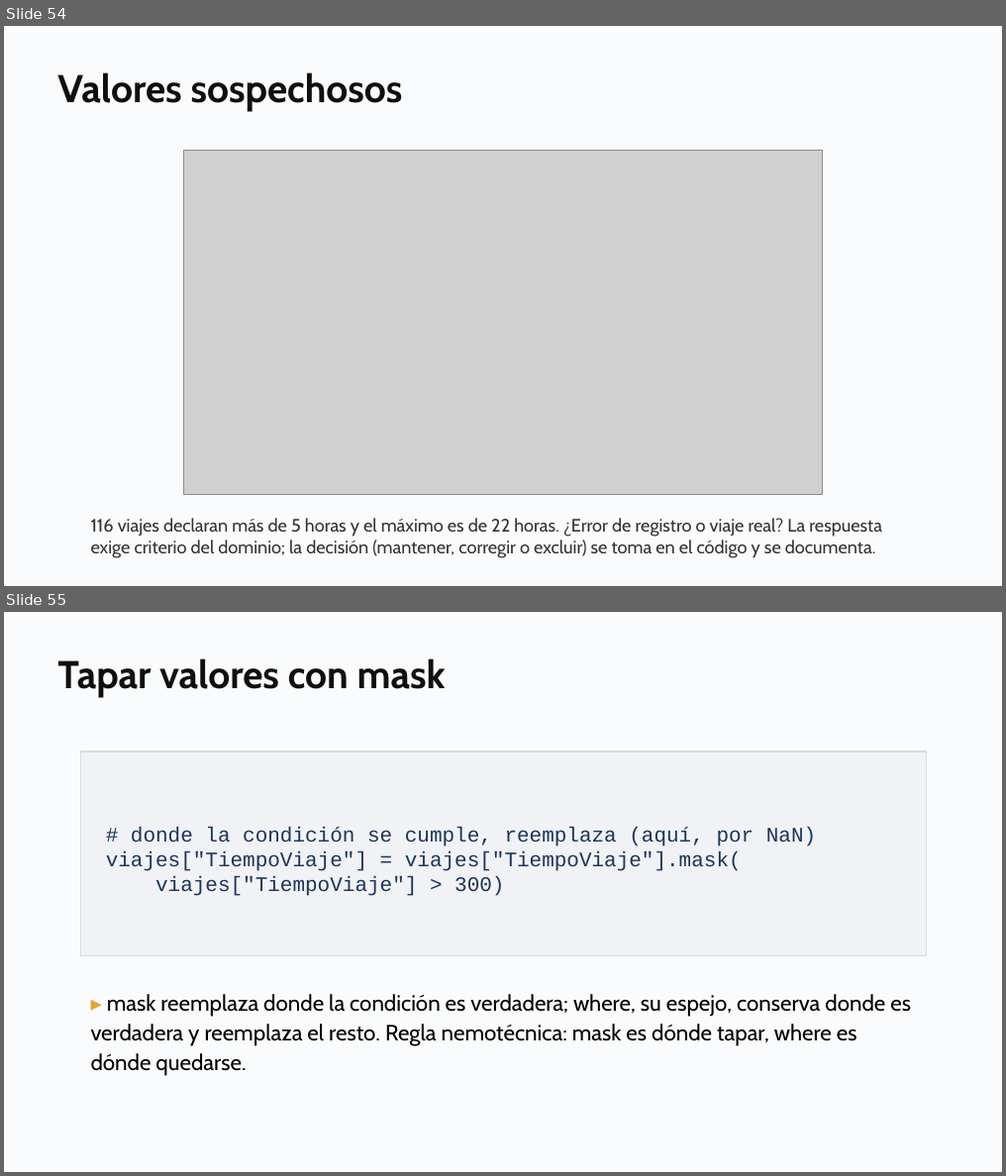
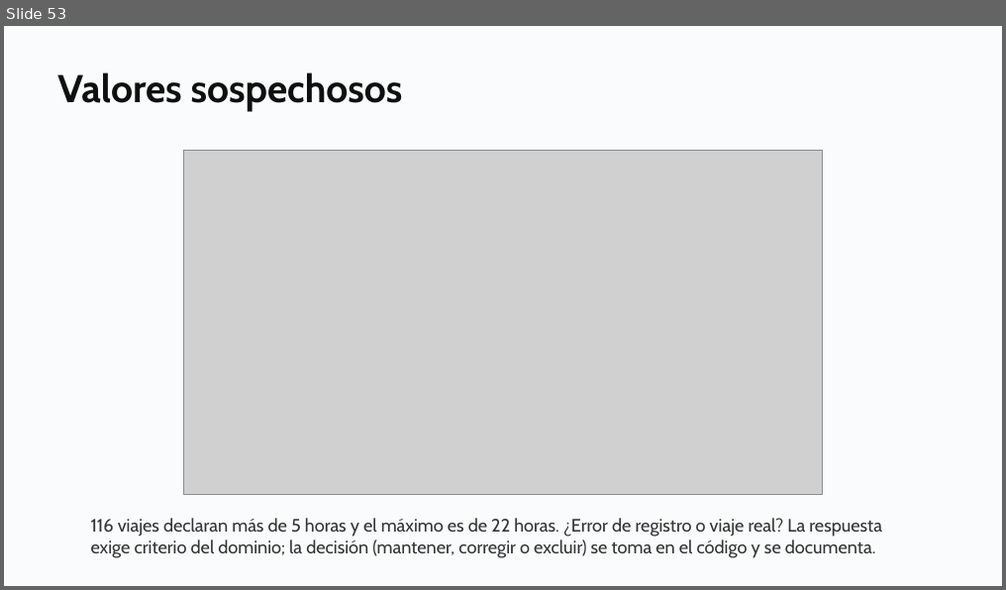
Before and after one commit to daniopitz/cienciadatos, a slide deck: presentaciones/clase03_visualizacion_eda.pptx. Shown one above the other, each under a label of ours: slides 54 and 55 before the commit, slide 53 after it. The pictures are 1006x1176 and 1006x590 pixels, drawn with LibreOffice and Linux fonts; fonts in the diff are those of the drawing; grey boxes stand for pictures. Boxes give left, top, right and bottom in pixels: in the first picture for what was removed or moved away, otherwise in the second. Text is boxed around its words. In the diff, an @@ line names an element or a change of style, - is before the commit and + after.

```diff
--- a/presentaciones/clase03_visualizacion_eda.pptx
+++ b/presentaciones/clase03_visualizacion_eda.pptx
@@ slide 55 removed at [4, 612, 1002, 1172], background #FFFFFF @@
@@ rectangle removed at [4, 612, 1002, 1172] @@
@@ text removed at [57, 659, 446, 698] @@
-Tapar valores con mask
@@ rectangle removed at [81, 752, 926, 957] @@
-# donde la condición se cumple, reemplaza (aquí, por NaN)
-viajes["TiempoViaje"] = viajes["TiempoViaje"].mask(
-viajes["TiempoViaje"] > 300)
@@ text removed at [91, 994, 911, 1076] @@
-▸ mask reemplaza donde la condición es verdadera; where, su espejo, conserva donde es verdadera y reemplaza el resto. Regla nemotécnica: mask es dónde tapar, where es dónde quedarse.
@@ what was slide 54 is now slide 53 @@
```
Also in this commit, not shown: 1 slide changed, 2 other slides removed, 2 other files.
